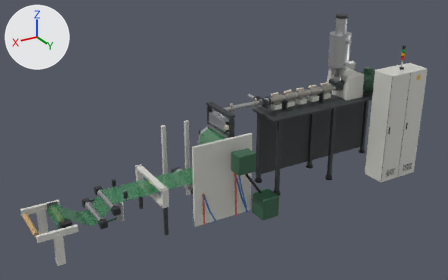
Two versions of the glTF model assets/equipment/castfilm-motion.glb, one commit apart.
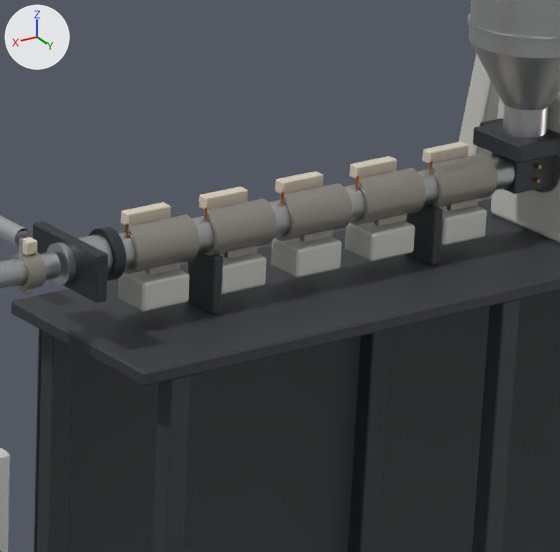
Each version appears first whole from a 50 mm camera at (5.0, 7.59, 4.85) aimed at (0.49, 0.06, 1.09), and next in a close-up on the part from 56% to 77% of the width and 21% to 54% of the height. Arrows for +X, +Y and +Z are at upper left; the lights stay in place. The older version's two pictures come first. Where no turn or scale is listed for an object, it has been applied to the vertices. Vertices at exactly the same position are counted once.

In view in the first close-up: 'AdapterAndMeltPipe', 'ChillStand', 'Extruder', 'Extruder hopper', 'Operator panel head'.
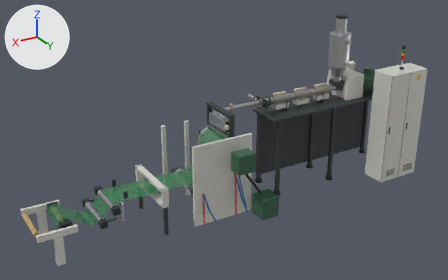
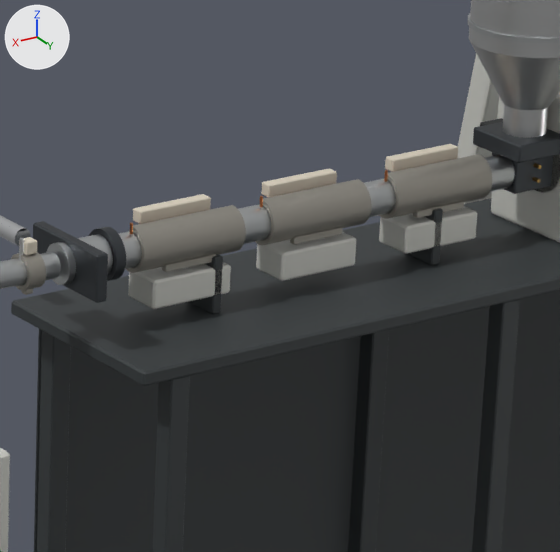
Changed parts and their boxes (x1, y1, x2, y2) in the close-ups (560 x 552 px; the box of a moved part takes in the faces that stretch with it):
```json
{"part": 1, "of": "me_extruder", "change": "moved or reshaped", "before": [428, 153, 498, 208], "after": [379, 154, 492, 219]}
{"part": 2, "of": "me_extruder", "change": "moved or reshaped", "before": [275, 183, 352, 241], "after": [256, 179, 372, 245]}
{"part": 3, "of": "me_extruder", "change": "moved or reshaped", "before": [205, 199, 277, 256], "after": [126, 205, 246, 273]}
{"part": 4, "of": "me_extruder", "change": "moved or reshaped", "before": [446, 198, 478, 211], "after": [413, 201, 464, 218]}
{"part": 5, "of": "me_extruder", "change": "moved or reshaped", "before": [300, 229, 333, 242], "after": [290, 227, 342, 245]}
{"part": 6, "of": "me_extruder", "change": "moved or reshaped", "before": [146, 262, 180, 275], "after": [162, 254, 216, 272]}
{"part": 7, "of": "me_extruder", "change": "moved or reshaped", "before": [422, 142, 469, 164], "after": [385, 144, 458, 172]}
{"part": 8, "of": "me_extruder", "change": "moved or reshaped", "before": [275, 171, 323, 194], "after": [261, 168, 337, 198]}
{"part": 9, "of": "me_extruder", "change": "moved or reshaped", "before": [199, 187, 248, 210], "after": [133, 194, 211, 224]}
{"part": 10, "of": "me_extruder", "change": "moved or reshaped", "before": [356, 176, 359, 188], "after": [384, 170, 388, 182]}
{"part": 11, "of": "me_extruder", "change": "moved or reshaped", "before": [281, 191, 284, 203], "after": [260, 196, 263, 208]}
{"part": 12, "of": "me_extruder", "change": "deleted", "before": [118, 156, 433, 312]}
{"part": 13, "of": "me_extruder", "change": "reshaped", "before": [124, 206, 487, 278], "after": [128, 207, 477, 309]}
```

Scene script edits in JSON lines:
```json
{"block": "me_extruder", "where": "# used by ob_extruder; location = (0.0, 0.0, 0.0)"}
{"op": "remove", "block": "me_extruder", "code": "me_extruder.from_pydata(...)  # 4312 vertices, 8268 faces; spans x -2.83..-0.27, y -0.33..0.33, z 0.0..1.77"}
{"op": "add", "block": "me_extruder", "code": "me_extruder.from_pydata(...)  # 3744 vertices, 7172 faces; spans x -2.83..-0.27, y -0.33..0.33, z 0.0..1.77"}
{"block": "me_extruder", "change": "me_extruder part 1: the loose piece of 148 vertices spanning x -1.63..-1.43, y -0.06..0.06, z 1.49..1.61 is scaled about its middle by (1.67, 1, 1), then moved by (0.08, 0.0, 0.0)"}
{"block": "me_extruder", "change": "me_extruder part 2: the loose piece of 148 vertices spanning x -1.12..-0.93, y -0.06..0.06, z 1.49..1.61 is scaled about its middle by (1.67, 1, 1)"}
{"block": "me_extruder", "change": "me_extruder part 3: the loose piece of 148 vertices spanning x -0.87..-0.67, y -0.06..0.06, z 1.49..1.61 is scaled about its middle by (1.67, 1, 1), then moved by (0.17, 0.0, 0.0)"}
{"block": "me_extruder", "change": "me_extruder part 4: the loose piece of 24 vertices spanning x -1.58..-1.48, y 0.03..0.05, z 1.48..1.5 is scaled about its middle by (1.68, 1, 1), then moved by (0.08, 0.0, 0.0)"}
{"block": "me_extruder", "change": "me_extruder part 5: the loose piece of 24 vertices spanning x -1.07..-0.98, y 0.03..0.05, z 1.48..1.5 is scaled about its middle by (1.68, 1, 1)"}
{"block": "me_extruder", "change": "me_extruder part 6: the loose piece of 24 vertices spanning x -0.57..-0.47, y 0.03..0.05, z 1.48..1.5 is scaled about its middle by (1.68, 1, 1), then moved by (-0.08, 0.0, 0.0)"}
{"block": "me_extruder", "change": "me_extruder part 7: the loose piece of 24 vertices spanning x -1.6..-1.46, y -0.06..-0.03, z 1.6..1.64 is scaled about its middle by (1.69, 1, 1), then moved by (0.08, 0.0, 0.0)"}
{"block": "me_extruder", "change": "me_extruder part 8: the loose piece of 24 vertices spanning x -1.09..-0.96, y -0.06..-0.03, z 1.6..1.64 is scaled about its middle by (1.69, 1, 1)"}
{"block": "me_extruder", "change": "me_extruder part 9: the loose piece of 24 vertices spanning x -0.84..-0.7, y -0.06..-0.03, z 1.6..1.64 is scaled about its middle by (1.69, 1, 1), then moved by (0.17, 0.0, 0.0)"}
{"block": "me_extruder", "change": "me_extruder part 10: the loose piece of 64 vertices spanning x -1.18..-1.17, y 0.02, z 1.6..1.63 is moved by (-0.1, 0.0, 0.0)"}
{"block": "me_extruder", "change": "me_extruder part 11: the loose piece of 64 vertices spanning x -0.92, y 0.02, z 1.6..1.63 is moved by (0.07, 0.0, 0.0)"}
{"block": "me_extruder", "change": "me_extruder part 12: 8 loose pieces with 396 vertices, spanning x -1.43..-0.45, y -0.06..0.06, z 1.39..1.64, are deleted"}
{"block": "me_extruder", "change": "me_extruder part 13: 84 vertices moved from x -1.6..-0.42, y -0.06..0.06, z 1.39..1.63 to x -1.57..-0.42, y -0.06..0.06, z 1.39..1.63; 223 vertices removed from x -0.82..-0.41, y -0.06..0.06, z 1.48..1.63; 51 vertices added at x -0.43, y 0.02, z 1.6..1.63"}
```
